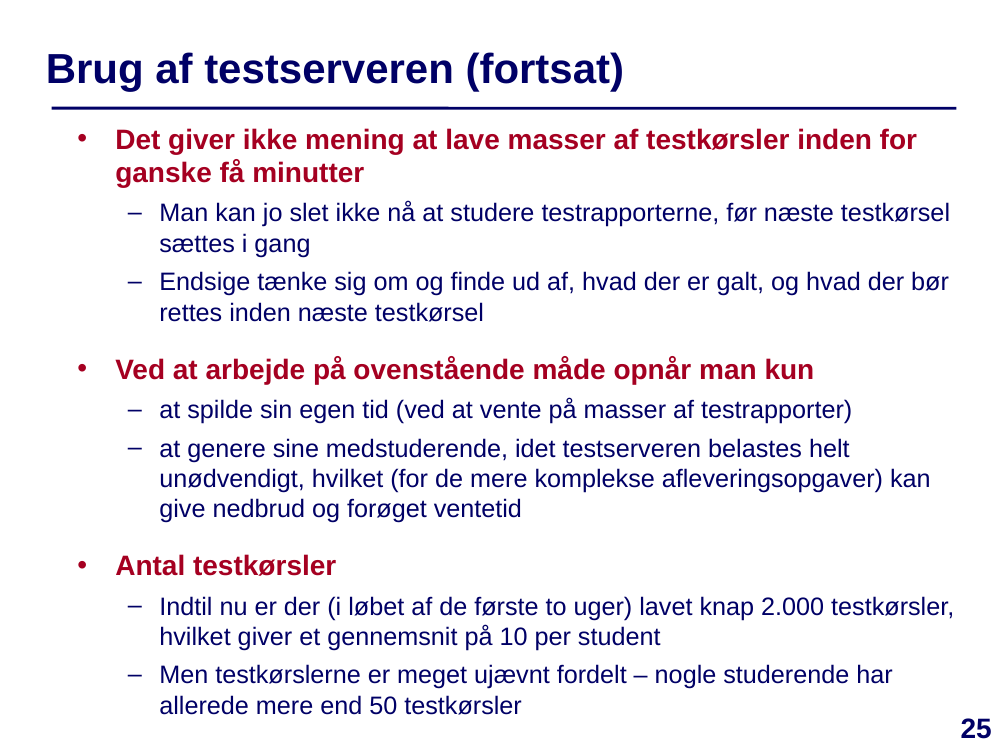
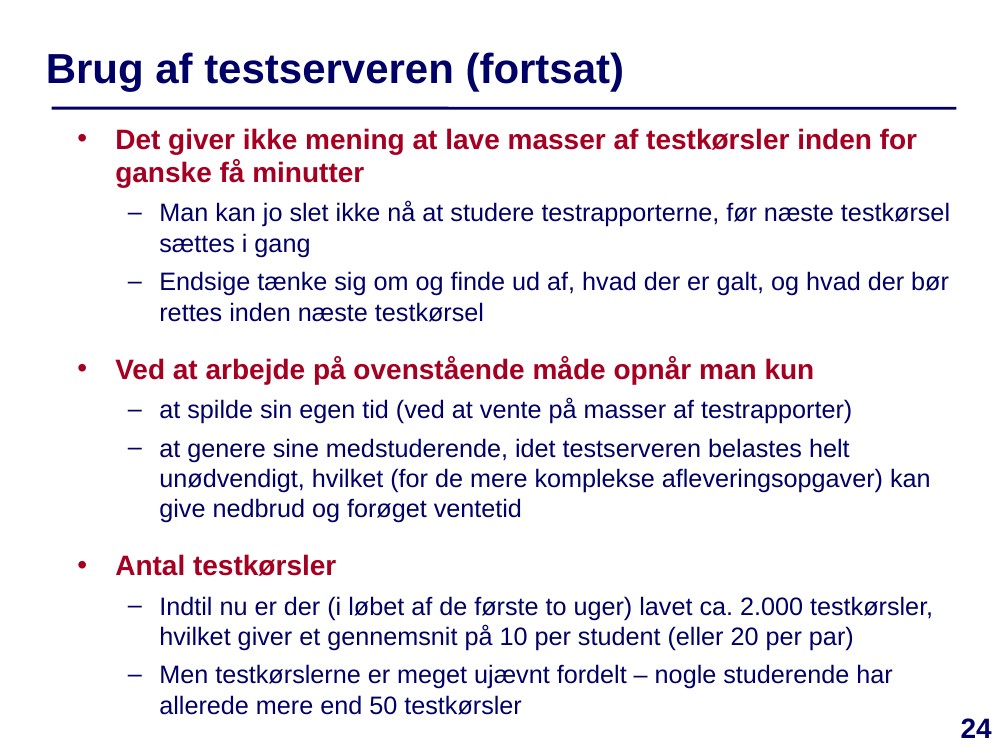
Before and after one commit to IntProgAU/Materiale, a slide deck: slide 24 of web/e23/uge_3a/Slides-Uge3-Mandag.pptx (slide 25 before the commit). Drawn at 1008x756 pixels with LibreOffice and Linux fonts; fonts in the diff are those of the drawing. Boxes give left, top, right and bottom in pixels: in the first picture for what was removed or moved away, otherwise in the second. Text is boxed around its words. In the diff, an @@ line names an element or a change of style, - is before the commit and + after.

```diff
--- a/web/e23/uge_3a/Slides-Uge3-Mandag.pptx
+++ b/web/e23/uge_3a/Slides-Uge3-Mandag.pptx
@@ text at (159, 596, 933, 651): text changed @@
-  – Indtil nu er der (i løbet af de første to uger) lavet knap 2.000 testkørsler, hvilket giver et gennemsnit på 10 per student
+  – Indtil nu er der (i løbet af de første to uger) lavet ca. 2.000 testkørsler, hvilket giver et gennemsnit på 10 per student (eller 20 per par)
@@ page number at (961, 718, 992, 738): text changed @@
-25
+24
```
Also in this commit, not shown: 4 other slides changed, 1 slide removed, 2 other files.
